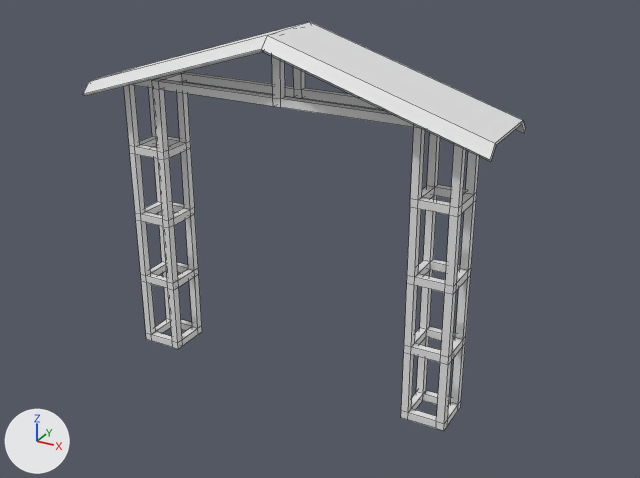
An edit to the Blender file media/blend/gate.blend, drawn before and after from the same camera.
Camera for both pictures: a 50 mm camera at (28.3, -46.4, 34.6) aimed at (2.0, 1.3, 10.8). The lights are fixed; the arrows at lower left show +X, +Y and +Z. Mesh edges are drawn as thin lines.

The older version as bpy lines, for what is in view:
```python
me_cube_001 = bpy.data.meshes.new('Cube.001')
me_cube_001.from_pydata(...)  # 344 vertices, 404 faces; spans x -24.2..0.3, y -0.3..2.8, z -0.3..24.1
me_cube_001.materials.append(mat_church_skeleton_tga)  # its picture is missing
me_cube_007 = bpy.data.meshes.new('Cube.007')
me_cube_007.from_pydata(...)  # 24 vertices, 22 faces; spans x -15.5..13.3, y -3.2..3.2, z -3.2..2.2
me_cube_007.materials.append(mat_church_roof_tga)  # its picture is missing
ob_cube = bpy.data.objects.new('Cube', me_cube_001)
ob_cube.location = (11.98, -0.32, 0.35)
ob_cube_001 = bpy.data.objects.new('Cube.001', me_cube_007)
ob_cube_001.location = (1.05, 0.97, 22.44)
```
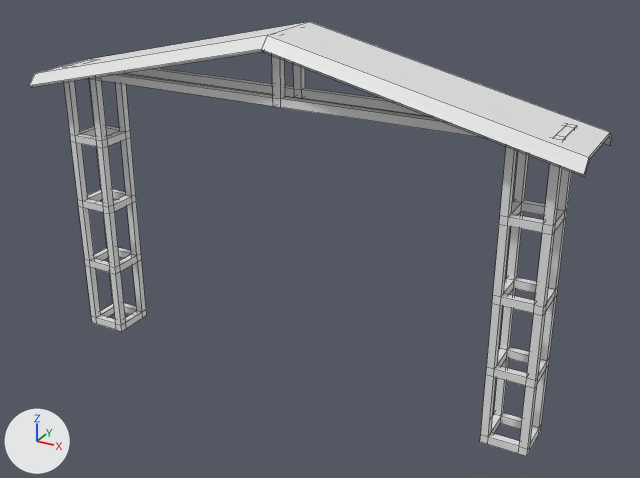
Commit message: Изменено: gate

Scene script edits in JSON lines:
```json
{"block": "me_cube_007", "where": "me_cube_007.from_pydata(...)  # 24 vertices, 22 faces; spans x -15.5..13.3, y -3.2..3.2, z -3.2..2.2"}
{"block": "me_cube_007", "where": "# used by ob_cube_001; location = (1.05, 0.97, 22.44)"}
{"block": "me_cube_007", "change": "me_cube_007 part 1: the whole mesh is scaled about its middle by (1.35, 1, 1)"}
{"block": "me_cube_001", "where": "me_cube_001.from_pydata(...)  # 344 vertices, 404 faces; spans x -24.2..0.3, y -0.3..2.8, z -0.3..24.1"}
{"block": "me_cube_001", "where": "# used by ob_cube; location = (11.98, -0.32, 0.35)"}
{"block": "me_cube_001", "change": "me_cube_001 part 2: all 160 vertices in x -2.8..0.3, y -0.3..2.8, z -0.3..20.2 are moved by (5.5, 0.0, 0.0)"}
{"block": "me_cube_001", "change": "me_cube_001 part 3: all 160 vertices in x -24.2..-21.1, y -0.3..2.8, z -0.3..20.2 are moved by (-5.5, 0.0, 0.0)"}
```

Boxes [x1, y1, x2, y2] around the edits, measured in the pictures (640 x 478 px; the box of a moved part takes in the faces that stretch with it):
```json
{"object": "Cube", "change": "reshaped", "before": [124, 56, 480, 431], "after": [62, 56, 577, 456], "on screen": "45% wider, 7% taller"}
{"object": "Cube.001", "change": "mesh rescaled", "before": [83, 22, 525, 162], "after": [29, 22, 611, 177], "on screen": "32% wider, 11% taller"}
{"part": 2, "of": "me_cube_001", "change": "moved or reshaped", "before": [281, 88, 480, 431], "after": [281, 88, 577, 456]}
{"part": 3, "of": "me_cube_001", "change": "moved or reshaped", "before": [124, 72, 294, 349], "after": [62, 59, 294, 332]}
```
